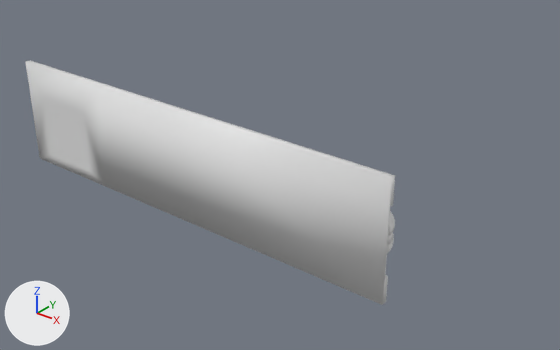
A saved change to the Blender file models/editor/fizzlers/cust_fizz.blend.
One viewpoint serves both versions: a 50 mm camera at (137.0, -192.5, 87.4) aimed at (3.0, -24.9, -16.5). Lighting does not change. The marker at lower left points along +X, +Y and +Z. The same objects are shown in both versions, whatever each file hides. Materials are left out; every surface is plain grey.

The first picture shows 'fizzler_cust_ref'.
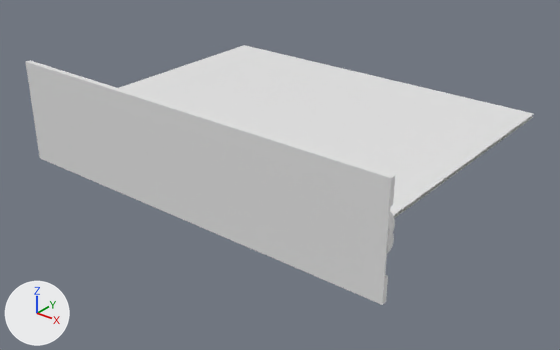
Commit message: Add protruding effects to all fizzler models

Edits to the bpy script that builds the scene:
```text
Change me_fizzler_ref:
    where me_fizzler_ref.from_pydata(...)  # 3440 vertices, 7116 faces; spans x -64.0..64.0, y -64.0..-42.4, z -16.0..16.0
    used by ob_fizzler_cust_ref; location = (0.0, 0.0, 0.0)
    verts and faces of me_fizzler_ref; kept vertices keep their numbers, new ones are numbered from 3440
    me_fizzler_ref part 1
    add verts[3440] = (-58.9, -64.0, -0.5)  # pixel (43, 116)
    add verts[3441] = (-58.9, -64.0, 0.5)  # pixel (42, 113)
    add verts[3442] = (-58.9, 30.0, -0.5)
    add verts[3443] = (-58.9, 30.0, 0.5)  # pixel (244, 45)
    add for new, old in zip([*range(3444, 3448)], [*range(3440, 3444)]): verts[new] = verts[old] + (117.8, 0.0, 0.0)
    add faces += [(3441, 3445, 3447, 3443), (3440, 3442, 3446, 3444)]
Change ob_fizzler_cust_ref:
    add _m = ob_fizzler_cust_ref.modifiers.new('EdgeSplit', 'EDGE_SPLIT')
```

Changed parts and their boxes (x1, y1, x2, y2) in the pictures (560 x 350 px):
'fizzler_cust_ref', reshaped, modifiers changed (38% wider, 6% taller)
    before: (26, 60, 395, 305)
    after: (26, 45, 534, 305)
part 1 of me_fizzler_ref, added
    after: (119, 45, 534, 218)
